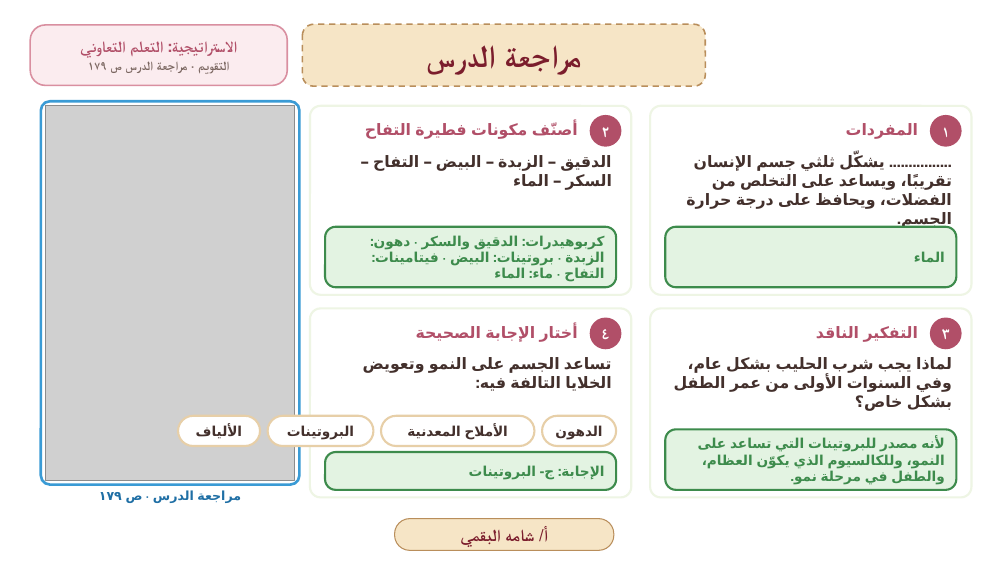
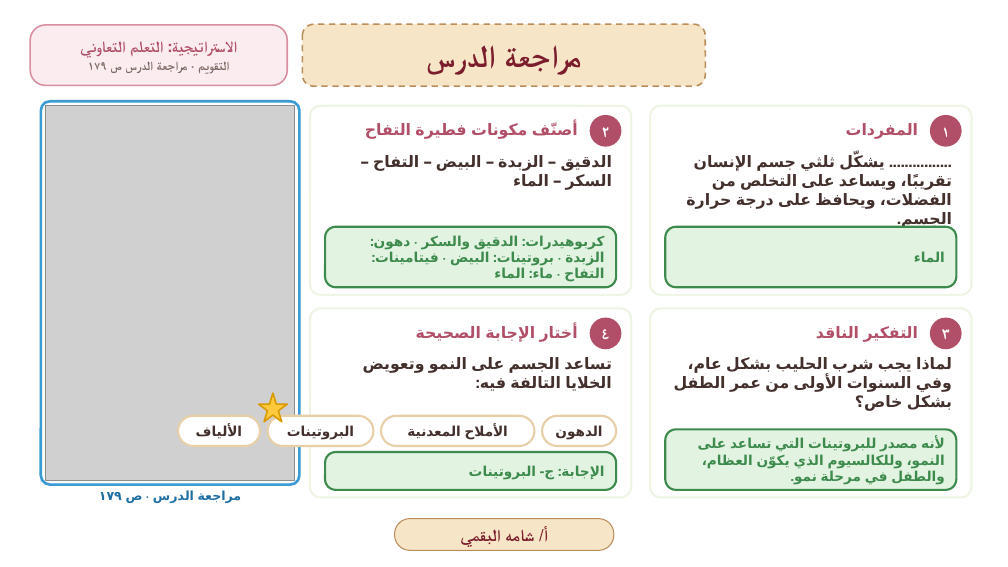
Before and after one commit to ShamahScience/Scienceshamah, a slide deck: slide 26 of integrated-lessons/nutrition-health/درس-التغذية-والصحة.pptx. Drawn at 1008x567 pixels with LibreOffice and Linux fonts; fonts in the diff are those of the drawing; grey boxes stand for pictures; background and template pictures are left out. Boxes give left, top, right and bottom in pixels: in the first picture for what was removed or moved away, otherwise in the second. Text is boxed around its words. In the diff, an @@ line names an element or a change of style, - is before the commit and + after.

```diff
--- a/integrated-lessons/nutrition-health/درس-التغذية-والصحة.pptx
+++ b/integrated-lessons/nutrition-health/درس-التغذية-والصحة.pptx
@@ star added at [259,393,287,422], fill #FFC83D, outline #D99A00 1.5 pt @@
```
Also in this commit, not shown: 21 other slides changed, 1 other file.
